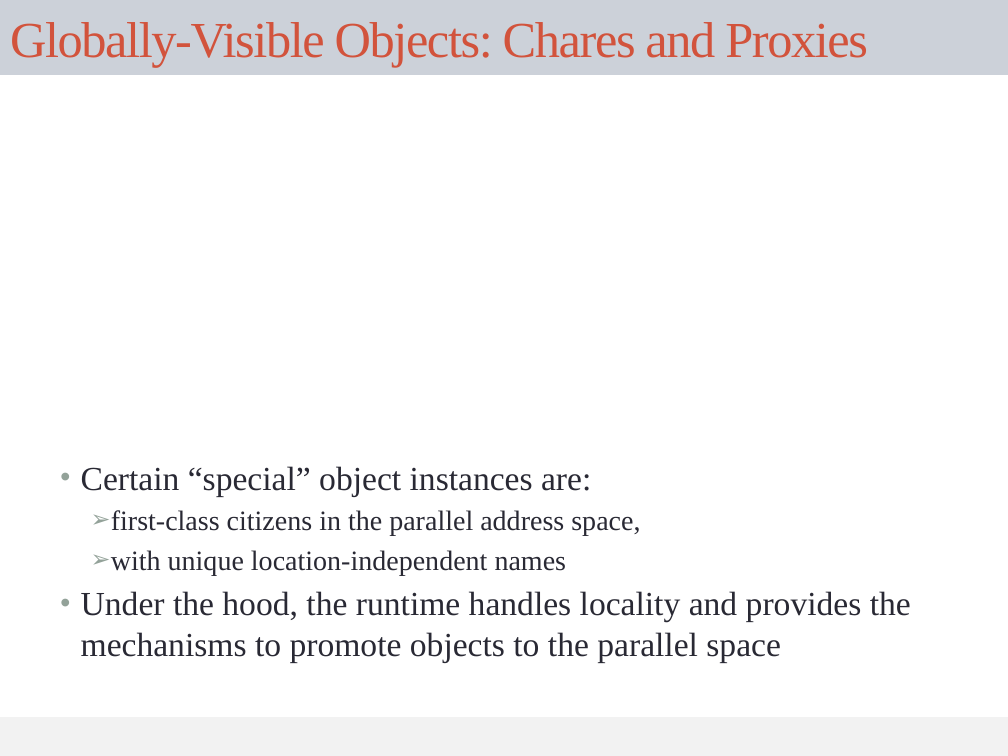
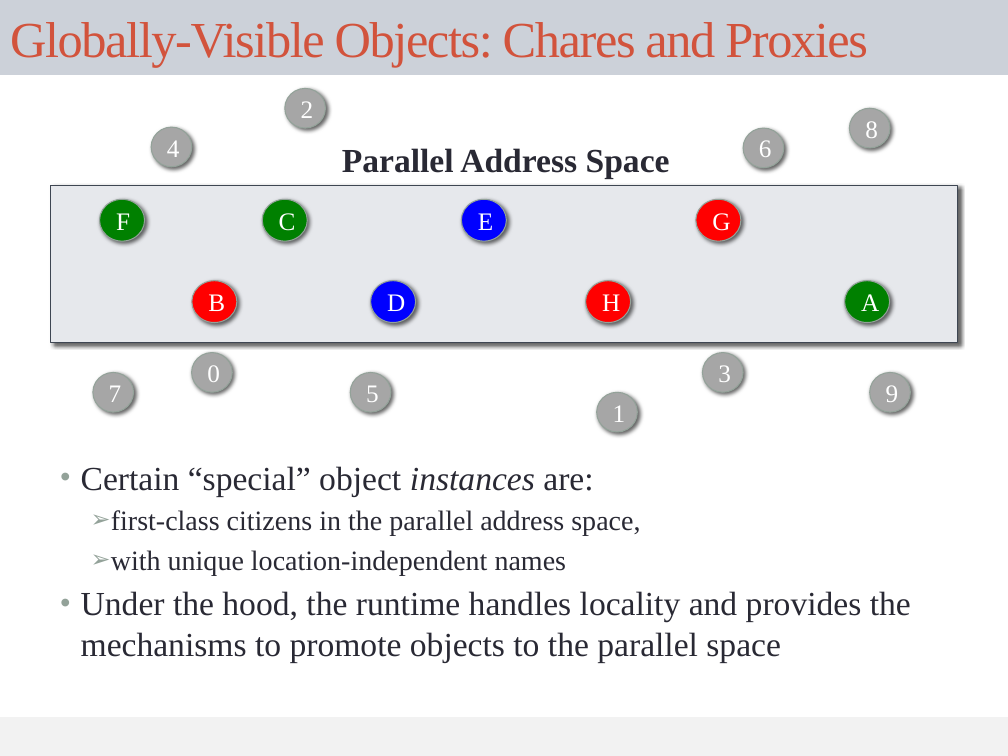
Before and after one commit to UIUC-PPL/charm_tutorial, a slide deck: slide 12 of tutorial.pptx. Drawn at 1008x756 pixels with LibreOffice and Linux fonts; fonts in the diff are those of the drawing. Boxes give left, top, right and bottom in pixels: in the first picture for what was removed or moved away, otherwise in the second. Text is boxed around its words. In the diff, an @@ line names an element or a change of style, - is before the commit and + after.

```diff
--- a/tutorial.pptx
+++ b/tutorial.pptx
@@ ellipse added at bbox=[285, 89, 326, 128], fill #A6A6A6, outline #93A299 0.75 pt, 18 pt, text #FFFFFF @@
+2
@@ ellipse added at bbox=[850, 108, 890, 147], fill #A6A6A6, outline #93A299 0.75 pt, 18 pt, text #FFFFFF @@
+8
@@ ellipse added at bbox=[151, 127, 192, 166], fill #A6A6A6, outline #93A299 0.75 pt, 18 pt, text #FFFFFF @@
+4
@@ text added at bbox=[342, 148, 670, 179], 24 pt, text #292934, bold @@
+Parallel Address Space
@@ ellipse added at bbox=[743, 128, 783, 167], fill #A6A6A6, outline #93A299 0.75 pt, 18 pt, text #FFFFFF @@
+6
@@ rectangle added at bbox=[50, 185, 958, 343], fill #E6E8EC, outline #3E4652 0.75 pt @@
@@ ellipse added at bbox=[100, 200, 145, 242], fill #008000, outline #93A299 0.75 pt, 18 pt, text #FFFFFF @@
+F
@@ ellipse added at bbox=[262, 200, 307, 242], fill #008000, outline #93A299 0.75 pt, 18 pt, text #FFFFFF @@
+C
@@ ellipse added at bbox=[462, 200, 507, 242], fill #0000FF, outline #93A299 0.75 pt, 18 pt, text #FFFFFF @@
+E
@@ ellipse added at bbox=[696, 200, 741, 242], fill #FF0000, outline #93A299 0.75 pt, 18 pt, text #FFFFFF @@
+G
@@ ellipse added at bbox=[192, 281, 237, 324], fill #FF0000, outline #93A299 0.75 pt, 18 pt, text #FFFFFF @@
+B
@@ ellipse added at bbox=[371, 281, 416, 324], fill #0000FF, outline #93A299 0.75 pt, 18 pt, text #FFFFFF @@
+D
@@ ellipse added at bbox=[586, 281, 631, 324], fill #FF0000, outline #93A299 0.75 pt, 18 pt, text #FFFFFF @@
+H
@@ ellipse added at bbox=[845, 281, 890, 324], fill #008000, outline #93A299 0.75 pt, 18 pt, text #FFFFFF @@
+A
@@ ellipse added at bbox=[192, 353, 232, 392], fill #A6A6A6, outline #93A299 0.75 pt, 18 pt, text #FFFFFF @@
+0
@@ ellipse added at bbox=[703, 353, 743, 392], fill #A6A6A6, outline #93A299 0.75 pt, 18 pt, text #FFFFFF @@
+3
@@ ellipse added at bbox=[93, 373, 133, 412], fill #A6A6A6, outline #93A299 0.75 pt, 18 pt, text #FFFFFF @@
+7
@@ ellipse added at bbox=[350, 373, 390, 412], fill #A6A6A6, outline #93A299 0.75 pt, 18 pt, text #FFFFFF @@
+5
@@ ellipse added at bbox=[870, 373, 910, 412], fill #A6A6A6, outline #93A299 0.75 pt, 18 pt, text #FFFFFF @@
+9
@@ ellipse added at bbox=[597, 392, 637, 431], fill #A6A6A6, outline #93A299 0.75 pt, 18 pt, text #FFFFFF @@
+1
@@ text at bbox=[81, 466, 593, 497]: italic on in "instances" @@
```
Also in this commit, not shown: 3 other slides changed, 8 slides added.
